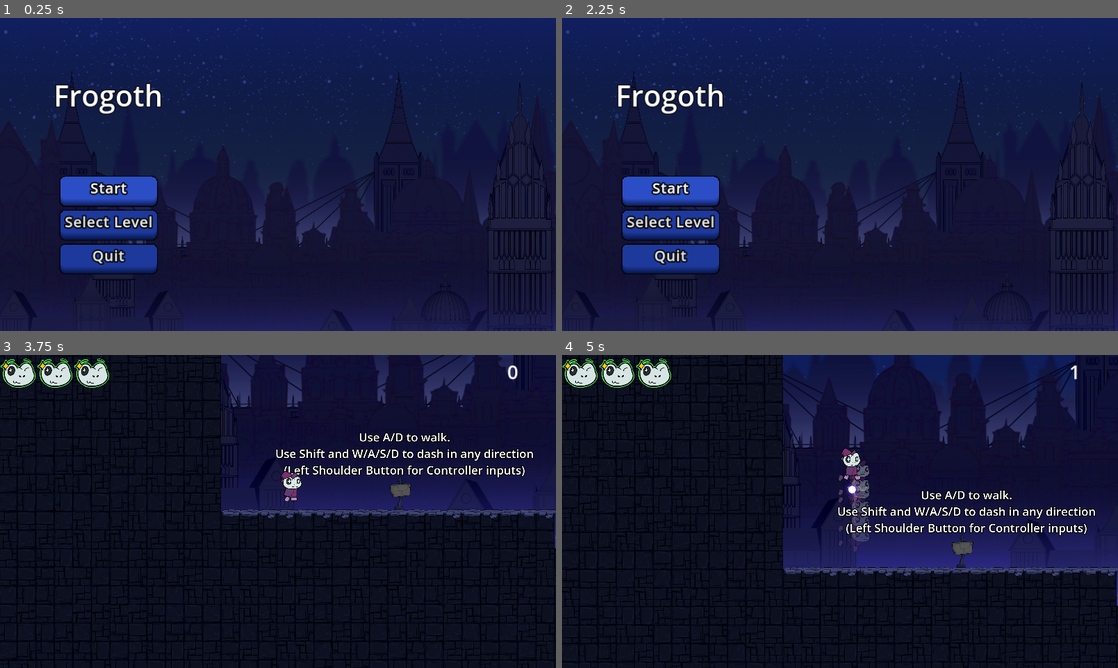
Above: before the commit, frames 1-4 (two rows, left to right).
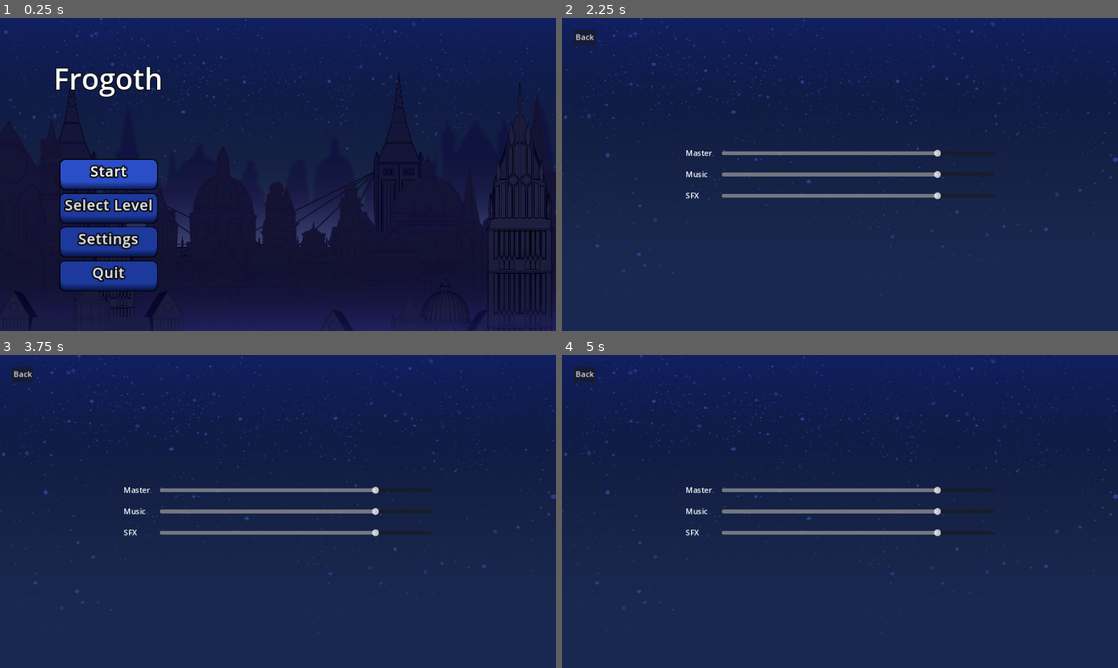
Above: after the commit, the same moments.

Repository: DerBrotDoktor/Frogoth
Game: Godot game, scene res://scenes/main/main.tscn
The game is run twice, just before and just after one commit, with the same random seed, the same clock (stepped at 60 frames per second) and the same inputs.
Inputs (mouse positions are in pixels of both pictures, inside the frame that each line leads up to):
- Up to frame 1 (0.25 s): no input
- Up to frame 2 (2.25 s): click "Select Level" at 0.5 s; click "Main Menu" at 1.25 s; click (673, 243) at 2 s, where only the run after the commit has a clickable "Settings"
- Up to frame 3 (3.75 s): click (22, 373) at 2.75 s, where only the run after the commit has a clickable "Back"; click (111, 527) at 3.5 s, where only the run before the commit has a clickable "Start"
- Up to frame 4 (5 s): hold W (up) from 4.28 s (still down); tap Shift (dash) at 4.35 s; tap Space (jump) at 4.52 s

The runs differ from the first frame. In frame 1, 6.9% of the frame differs, in the area x 10-29%, y 15-88%; in frame 2, 26%; in frame 3, 86%, in the area x 0-100%, y 0-100%; in frame 4, 73%.

Commit message:
Added: Settings Menu

Diff:
--- a/scenes/main/Canvas.gd
+++ b/scenes/main/Canvas.gd
@@ -1,4 +1,6 @@
 extends CanvasLayer
+
+var last_child
 
 func _process(delta):
 	if Input.is_action_just_pressed("pause_menu"):
@@ -13,7 +15,7 @@
 			switch_to_child("UserInterface")
 
 func toggle_pause_menu():
-	if $PauseMenu.visible:
+	if $PauseMenu.visible and $EscapeDelay.is_stopped():
 		switch_to_child("UserInterface")
 		get_tree().paused = false
 	elif not get_tree().paused:
@@ -34,4 +36,10 @@
 
 func switch_to_child(name):
 	for child in get_children():
-		child.visible = child.name == name
+		if not child == $EscapeDelay:
+			last_child = child if child.visible else last_child
+			child.visible = child.name == name
+
+func switch_to_last_child():
+	$EscapeDelay.start()
+	switch_to_child(last_child.name)
--- a/scenes/main/main.tscn
+++ b/scenes/main/main.tscn
@@ -21,6 +21,7 @@
 [ext_resource type="PackedScene" uid="uid://c6nm6w83jynbs" path="res://scenes/menus/pause_menu.tscn" id="10_u7rrt"]
 [ext_resource type="PackedScene" uid="uid://cj5y0tnco4cx1" path="res://scenes/menus/level_finish_screen.tscn" id="14_nbfd2"]
 [ext_resource type="PackedScene" uid="uid://i70bm8lucd7m" path="res://scenes/menus/controller_settings_ui.tscn" id="17_8mvke"]
+[ext_resource type="PackedScene" uid="uid://buy8yfrq21gd" path="res://scenes/menus/settings_menu.tscn" id="20_f3gq3"]
 [ext_resource type="AudioStream" uid="uid://83nsiryvh2gg" path="res://assets/sfx/music/Frogoth_BG_music.mp3" id="22_7hg4y"]
 
 [sub_resource type="Environment" id="Environment_2d4y5"]
@@ -83,6 +84,11 @@
 
 [node name="ControllerSettingsUI" parent="Canvas" instance=ExtResource("17_8mvke")]
 
+[node name="SettingsMenu" parent="Canvas" instance=ExtResource("20_f3gq3")]
+
+[node name="EscapeDelay" type="Timer" parent="Canvas"]
+wait_time = 0.001
+
 [node name="Player" parent="." instance=ExtResource("3_cw4d6")]
 z_index = 2
 
@@ -99,6 +105,7 @@
 stream = ExtResource("22_7hg4y")
 volume_db = -10.0
 autoplay = true
+bus = &"Music"
 
 [connection signal="visibility_changed" from="Canvas/UserInterface" to="Canvas/UserInterface" method="_on_visibility_changed"]
 [connection signal="main_menu" from="Canvas/PauseMenu" to="." method="_on_pause_menu_main_menu"]
--- /dev/null
+++ b/scenes/menus/back_button_shortcut.tres
@@ -0,0 +1,11 @@
+[gd_resource type="Shortcut" load_steps=3 format=3 uid="uid://iivvhqc8ebr3"]
+
+[sub_resource type="InputEventKey" id="InputEventKey_h1mgi"]
+device = -1
+keycode = 4194305
+
+[sub_resource type="InputEventJoypadButton" id="InputEventJoypadButton_h8bnw"]
+button_index = 1
+
+[resource]
+events = [SubResource("InputEventKey_h1mgi"), SubResource("InputEventJoypadButton_h8bnw")]
--- a/scenes/menus/main_menu.gd
+++ b/scenes/menus/main_menu.gd
@@ -18,3 +18,8 @@
 	if $VerticalContainer/StartButton.is_inside_tree() and visible:
 		get_tree().paused = true
 		$VerticalContainer/StartButton.grab_focus()
+
+
+func _on_settings_button_button_down():
+	get_parent().switch_to_child("SettingsMenu")
+	pass # Replace with function body.
--- a/scenes/menus/main_menu.tscn
+++ b/scenes/menus/main_menu.tscn
@@ -135,7 +135,6 @@
 text = "Select Level"
 
 [node name="SettingsButton" type="Button" parent="VerticalContainer"]
-visible = false
 custom_minimum_size = Vector2(200, 60)
 layout_mode = 2
 size_flags_horizontal = 4
@@ -154,5 +153,5 @@
 [connection signal="visibility_changed" from="." to="." method="_on_visibility_changed"]
 [connection signal="button_down" from="VerticalContainer/StartButton" to="." method="_on_start_button_button_down"]
 [connection signal="button_down" from="VerticalContainer/LevelSelectButton" to="." method="_on_level_select_button_button_down"]
-[connection signal="button_down" from="VerticalContainer/SettingsButton" to="." method="_on_level_select_button_button_down"]
+[connection signal="button_down" from="VerticalContainer/SettingsButton" to="." method="_on_settings_button_button_down"]
 [connection signal="button_down" from="VerticalContainer/QuitButton" to="." method="_on_quit_button_button_down"]
--- a/scenes/menus/pause_menu.gd
+++ b/scenes/menus/pause_menu.gd
@@ -11,7 +11,7 @@
 	get_parent().switch_to_child("MainMenu")
 
 func _on_settings_button_button_down():
-	pass # Replace with function body.
+	get_parent().switch_to_child("SettingsMenu")
 
 func _on_restart_button_button_down():
 	get_parent().restart_level()
--- /dev/null
+++ b/scenes/menus/settings_menu.gd
@@ -0,0 +1,19 @@
+extends Control
+
+
+func _on_master_slider_value_changed(value):
+	AudioServer.set_bus_volume_db(AudioServer.get_bus_index("Master"), linear_to_db(value))
+	AudioServer.set_bus_mute(AudioServer.get_bus_index("Master"), value < 0.05)
+
+
+func _on_music_slider_value_changed(value):
+	AudioServer.set_bus_volume_db(AudioServer.get_bus_index("Music"), linear_to_db(value))
+	AudioServer.set_bus_mute(AudioServer.get_bus_index("Music"), value < 0.05)
+
+
+func _on_sfx_slider_value_changed(value):
+	AudioServer.set_bus_volume_db(AudioServer.get_bus_index("SoundEffects"), linear_to_db(value))
+	AudioServer.set_bus_mute(AudioServer.get_bus_index("SoundEffects"), value < 0.05)
+
+func _on_back_button_pressed():
+	get_parent().switch_to_last_child()
--- /dev/null
+++ b/scenes/menus/settings_menu.tscn
@@ -0,0 +1,96 @@
+[gd_scene load_steps=4 format=3 uid="uid://buy8yfrq21gd"]
+
+[ext_resource type="Texture2D" uid="uid://m30ojk8eyhbr" path="res://assets/parallax/sky.png" id="1_ts4op"]
+[ext_resource type="Script" path="res://scenes/menus/settings_menu.gd" id="1_yayyu"]
+[ext_resource type="Shortcut" uid="uid://iivvhqc8ebr3" path="res://scenes/menus/back_button_shortcut.tres" id="3_5yhl3"]
+
+[node name="SettingsMenu" type="Control"]
+layout_mode = 3
+anchors_preset = 15
+anchor_right = 1.0
+anchor_bottom = 1.0
+grow_horizontal = 2
+grow_vertical = 2
+script = ExtResource("1_yayyu")
+
+[node name="TextureRect" type="TextureRect" parent="."]
+layout_mode = 1
+anchors_preset = 15
+anchor_right = 1.0
+anchor_bottom = 1.0
+grow_horizontal = 2
+grow_vertical = 2
+texture = ExtResource("1_ts4op")
+expand_mode = 3
+
+[node name="BackButton" type="Button" parent="."]
+layout_mode = 2
+offset_left = 24.0
+offset_top = 24.0
+offset_right = 69.0
+offset_bottom = 55.0
+size_flags_horizontal = 0
+size_flags_vertical = 0
+shortcut = ExtResource("3_5yhl3")
+text = "Back"
+
+[node name="MarginContainer" type="MarginContainer" parent="."]
+layout_mode = 1
+anchors_preset = 15
+anchor_right = 1.0
+anchor_bottom = 1.0
+grow_horizontal = 2
+grow_vertical = 2
+theme_override_constants/margin_left = 256
+theme_override_constants/margin_right = 256
+
+[node name="VBoxContainer" type="VBoxContainer" parent="MarginContainer"]
+layout_mode = 2
+alignment = 1
+
+[node name="GridContainer" type="GridContainer" parent="MarginContainer/VBoxContainer"]
+layout_mode = 2
+theme_override_constants/h_separation = 20
+theme_override_constants/v_separation = 20
+columns = 2
+
+[node name="MasterLabel" type="Label" parent="MarginContainer/VBoxContainer/GridContainer"]
+layout_mode = 2
+text = "Master"
+
+[node name="MasterSlider" type="HSlider" parent="MarginContainer/VBoxContainer/GridContainer"]
+layout_mode = 2
+size_flags_horizontal = 3
+size_flags_vertical = 4
+max_value = 1.0
+step = 0.05
+value = 0.8
+
+[node name="MusicLabel" type="Label" parent="MarginContainer/VBoxContainer/GridContainer"]
+layout_mode = 2
+text = "Music"
+
+[node name="MusicSlider" type="HSlider" parent="MarginContainer/VBoxContainer/GridContainer"]
+layout_mode = 2
+size_flags_horizontal = 3
+size_flags_vertical = 4
+max_value = 1.0
+step = 0.05
+value = 0.8
+
+[node name="SFXLabel" type="Label" parent="MarginContainer/VBoxContainer/GridContainer"]
+layout_mode = 2
+text = "SFX"
+
+[node name="SFXSlider" type="HSlider" parent="MarginContainer/VBoxContainer/GridContainer"]
+layout_mode = 2
+size_flags_horizontal = 3
+size_flags_vertical = 4
+max_value = 1.0
+step = 0.05
+value = 0.8
+
+[connection signal="pressed" from="BackButton" to="." method="_on_back_button_pressed"]
+[connection signal="value_changed" from="MarginContainer/VBoxContainer/GridContainer/MasterSlider" to="." method="_on_master_slider_value_changed"]
+[connection signal="value_changed" from="MarginContainer/VBoxContainer/GridContainer/MusicSlider" to="." method="_on_music_slider_value_changed"]
+[connection signal="value_changed" from="MarginContainer/VBoxContainer/GridContainer/SFXSlider" to="." method="_on_sfx_slider_value_changed"]
Not shown: 1 places in scenes/main/main.tscn that only renumber resources
